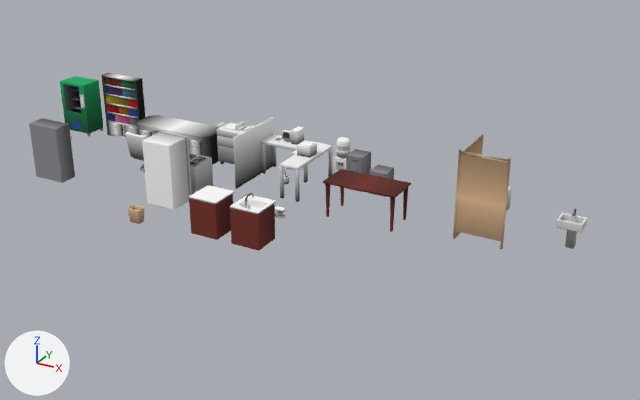
Renders of the Blender file Assets/Meshes/Office.blend from each side of a commit.
One viewpoint serves both versions: a 50 mm lens placed at (11.94, -19.7, 9.57), pointed at (1.79, -1.25, 0.35). The lights are fixed; the arrows at lower left show +X, +Y and +Z. The older version comes first.

The first picture shows 'BathroomStallDoor', 'Books', 'Bookshelf', 'Cabinet', 'CubicleDesk', 'CubicleSeparator', 'Fridge', 'KitchenCabinet', 'KitchenCabinetSink', 'LargeDesk', 'Table', 'VendingMachine' and 21 more.
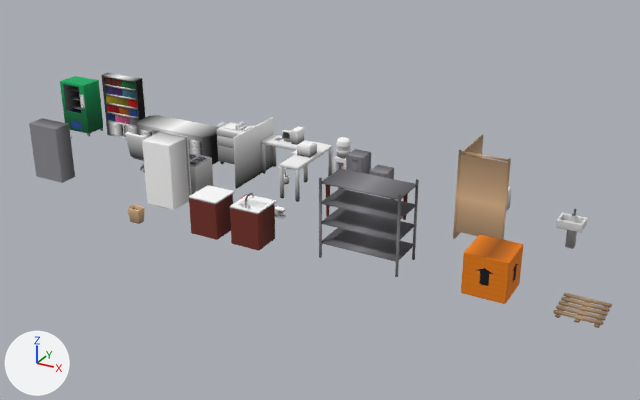
Boxes [x1, y1, x2, y2] around the edits, measured in the pictures (640 x 400 px):
```json
{"object": "Shelves", "change": "added", "after": [319, 164, 419, 277]}
{"object": "CardboardBox", "change": "added", "after": [461, 235, 523, 304], "on screen": "orange"}
{"object": "Pallet", "change": "added", "after": [553, 293, 612, 328], "on screen": "brown"}
{"object": "Table", "change": "unchanged, covered by the edit", "before": [323, 169, 411, 232], "after": [325, 185, 408, 220]}
```

Edits to the scene script, one JSON object a line:
```json
{"op": "add", "block": "me_cube_041", "code": ["me_cube_041 = bpy.data.meshes.new('Cube.041')", "me_cube_041.from_pydata(...)  # 96 vertices, 80 faces; spans x -0.5..0.5, y -0.5..0.5, z 0.0..0.1", "me_cube_041.materials.append(mat_gradcolor)  # picture img_crayola_13_grad_png"]}
{"op": "add", "block": "me_cube_037", "code": ["me_cube_037 = bpy.data.meshes.new('Cube.037')", "me_cube_037.from_pydata(...)  # 82 vertices, 60 faces; spans x -0.501..0.501, y -0.501..0.501, z 0.0..1.0", "me_cube_037.materials.append(mat_gradcolor)  # picture img_crayola_13_grad_png"]}
{"op": "add", "block": "me_cube_029", "code": ["me_cube_029 = bpy.data.meshes.new('Cube.029')", "me_cube_029.from_pydata(...)  # 96 vertices, 80 faces; spans x -1.0..1.0, y -0.5..0.5, z 0.0..2.0", "me_cube_029.materials.append(mat_gradcolor)  # picture img_crayola_13_grad_png"]}
{"op": "add", "block": "ob_pallet", "code": ["ob_pallet = bpy.data.objects.new('Pallet', me_cube_041)", "ob_pallet.location = (9.0, -3.0, 0.0)", "_m = ob_pallet.modifiers.new('Bevel', 'BEVEL')", "_m.width = 0.015", "_m.width_pct = 0.015", "_m.offset_type = 'WIDTH'", "_m.harden_normals = True"]}
{"op": "add", "block": "ob_cardboardbox", "code": ["ob_cardboardbox = bpy.data.objects.new('CardboardBox', me_cube_037)", "ob_cardboardbox.location = (7.0, -3.0, 0.0)", "_m = ob_cardboardbox.modifiers.new('Bevel', 'BEVEL')", "_m.width = 0.015", "_m.width_pct = 0.015", "_m.harden_normals = True"]}
{"op": "add", "block": "ob_shelves", "code": ["ob_shelves = bpy.data.objects.new('Shelves', me_cube_029)", "ob_shelves.location = (4.0, -3.0, 0.0)"]}
```
